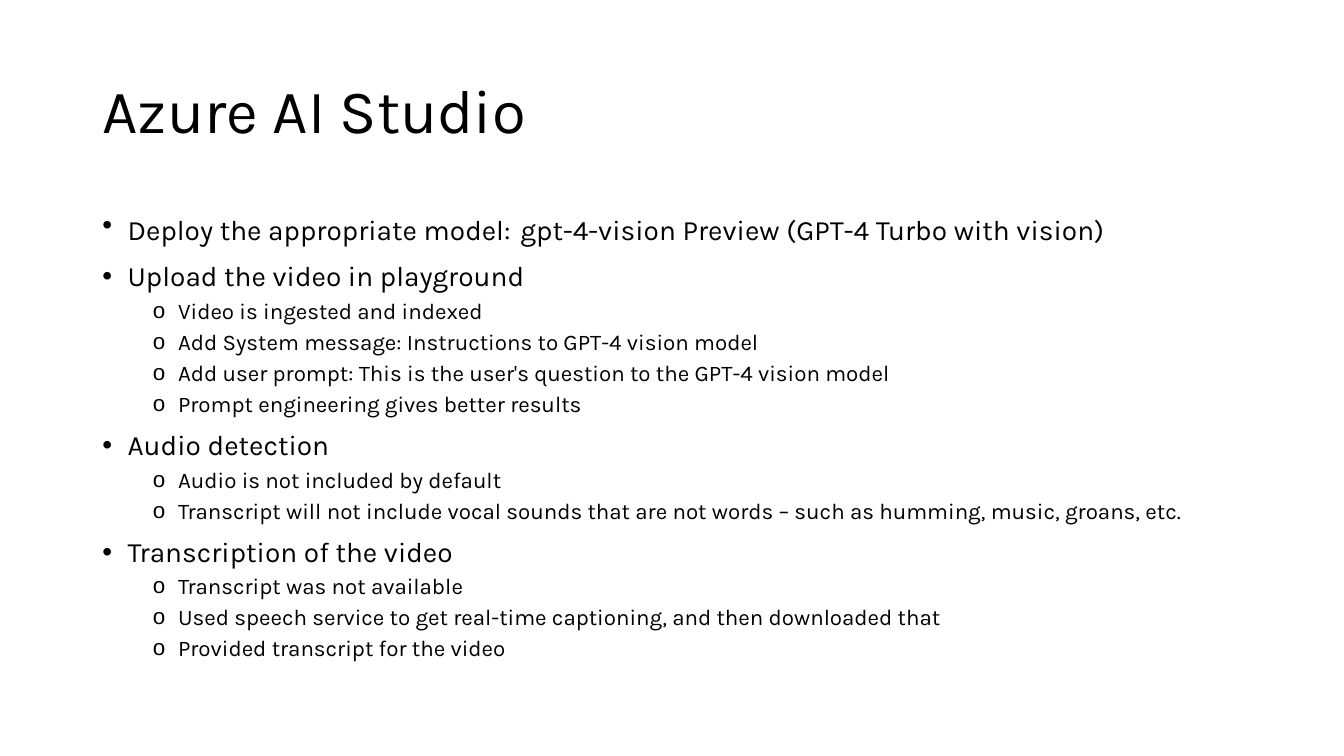
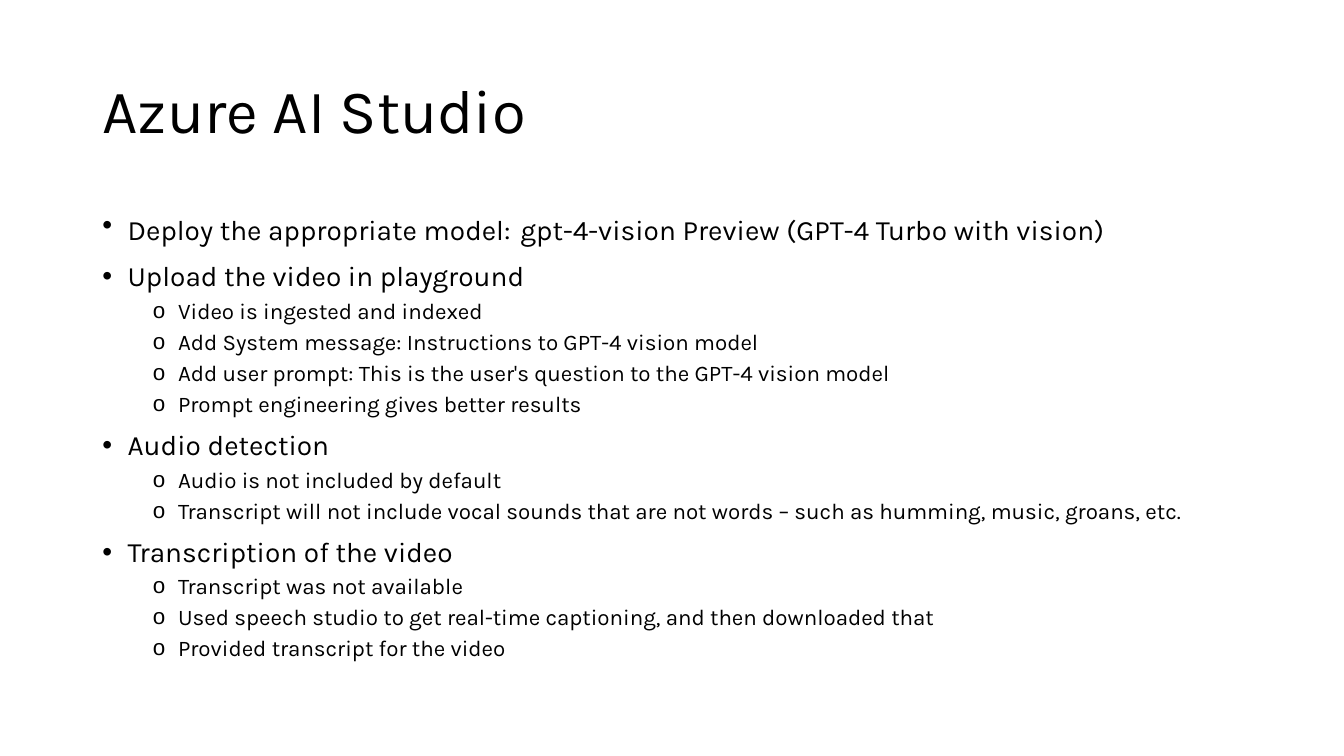
Before and after one commit to fsi-hack4autism/therapy-session-copilot, a slide deck: slide 4 of Use-Case-1-Presentation.pptx (slide 3 before the commit). Drawn at 1344x756 pixels with LibreOffice and Linux fonts; fonts in the diff are those of the drawing. Boxes give left, top, right and bottom in pixels: in the first picture for what was removed or moved away, otherwise in the second. Text is boxed around its words. In the diff, an @@ line names an element or a change of style, - is before the commit and + after.

```diff
--- a/Use-Case-1-Presentation.pptx
+++ b/Use-Case-1-Presentation.pptx
@@ text at (178, 609, 934, 631): text changed @@
-  o Used speech service to get real-time captioning, and then downloaded that
+  o Used speech studio to get real-time captioning, and then downloaded that
```
Also in this commit, not shown: 2 other slides changed, 3 slides added, 1 slide removed.
